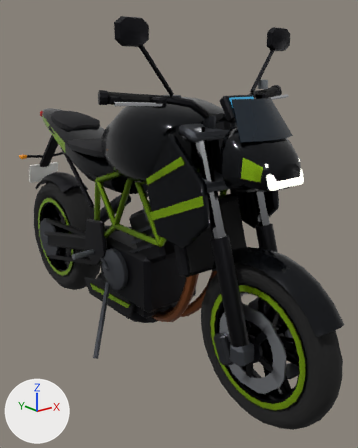
The glTF model assets/bikes/naked.glb as it was, and as the next commit left it.
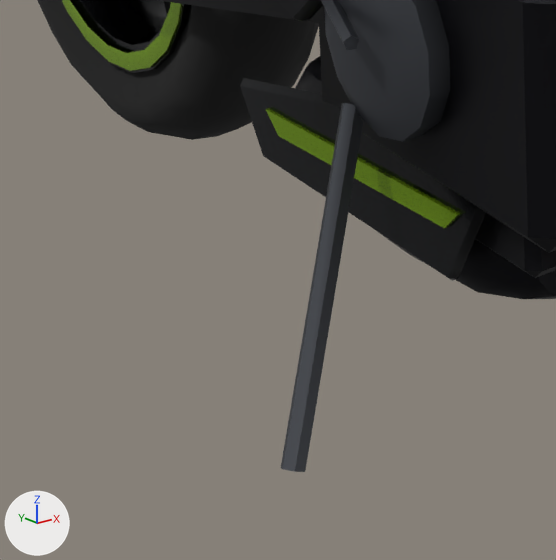
Each version is shown whole from a camera (50 mm lens) standing at (-1.102, -1.638, 1.144) and looking at (0.112, -0.12, 0.537), then close up on the part from 10% to 42% of the width and 58% to 84% of the height. Every picture has the same lights, and +X, +Y and +Z are marked at lower left. The last two pictures show the newer version. Vertices at exactly the same position are counted once.

Names of what the first close-up shows: 'body', 'wheel_rear'.
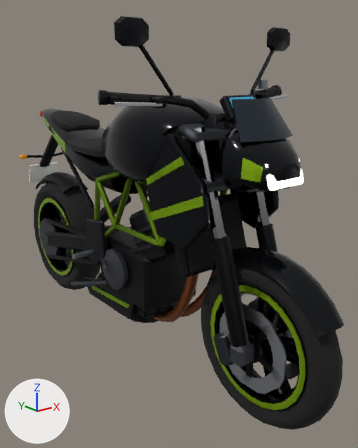
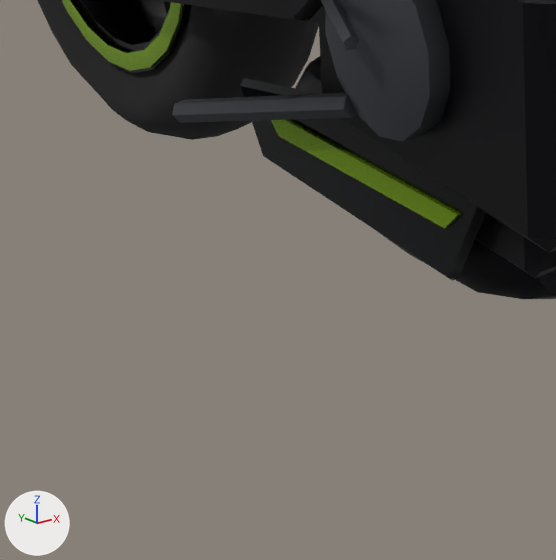
Pixel boxes (x1, y1, x2, y2) of what changed, in the close-ups (556 x 560 px; the box of a moved part takes in the faces that stretch with it):
'body', reshaped
    before: (159, 0, 556, 472)
    after: (159, 0, 556, 299)
part 1 of me_body, moved or reshaped
    before: (281, 103, 364, 472)
    after: (172, 93, 358, 123)

The change in detail:
me_body is used by ob_body; location (0.0, 0.0, 0.0).
me_body had 2917 vertices, 5488 faces and spanned x -0.28..0.25, y -0.97..0.95, z 0.03..1.07.
me_body now has 2917 vertices, 5488 faces and spans x -0.25..0.25, y -0.97..0.95, z 0.12..1.07.
me_body part 1: the loose piece of 14 vertices spanning x -0.28..-0.14, y -0.07..0.03, z 0.03..0.3 is multiplied about its middle by the matrix ((-0.359, -0.802, 0.477), (-0.118, -0.468, -0.876), (0.926, -0.371, 0.073)), then moved by (0.05, 0.18, 0.08).
